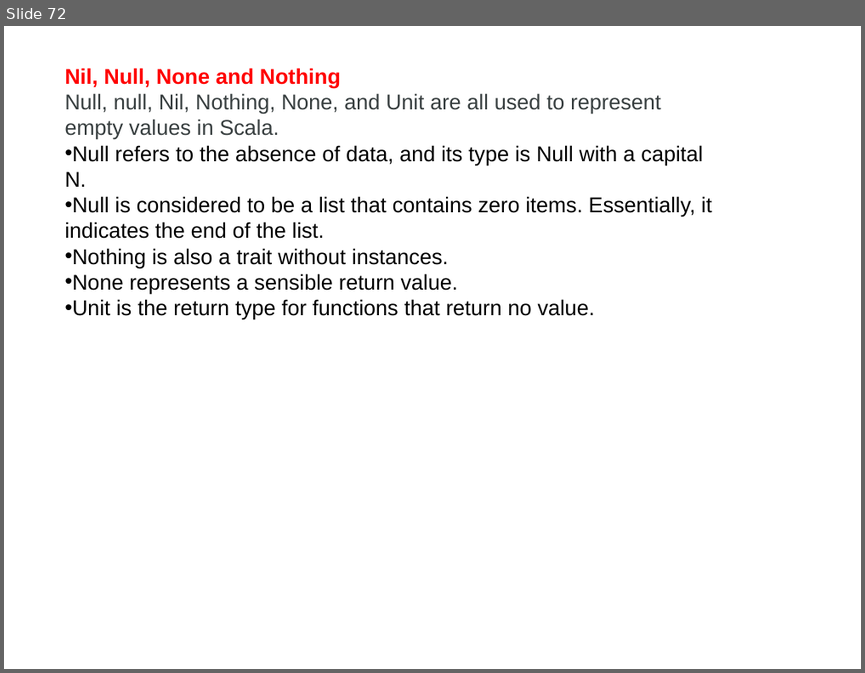
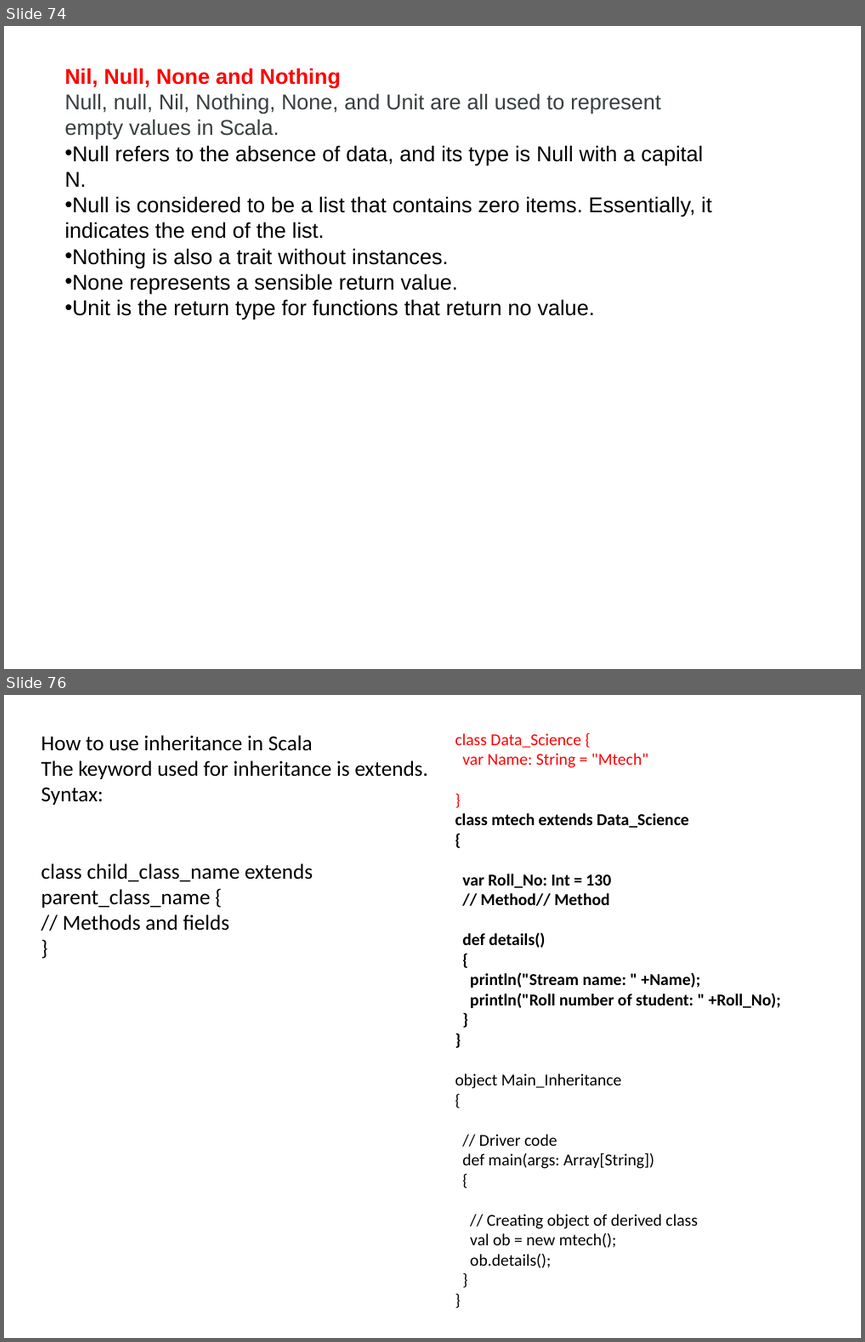
Before and after one commit to makhan010385/Mtech, a slide deck: Scala.pptx. Shown one above the other, each under a label of ours: slide 72 before the commit, slides 74 and 76 after it; the slides between them are not shown. The pictures are 865x673 and 865x1342 pixels, drawn with LibreOffice and Linux fonts; fonts in the diff are those of the drawing. Boxes give left, top, right and bottom in pixels: in the first picture for what was removed or moved away, otherwise in the second. Text is boxed around its words. In the diff, an @@ line names an element or a change of style, - is before the commit and + after.

Commit message:
Updated Scala 1- 3 Unit

```diff
--- a/Scala.pptx
+++ b/Scala.pptx
@@ slide 76 added at bbox=[4, 695, 861, 1338], background #FFFFFF @@
@@ text added at bbox=[41, 735, 428, 930], 18 pt, text #000000 @@
+How to use inheritance in Scala
+The keyword used for inheritance is extends.
+Syntax:
+class child_class_name extends parent_class_name {
+// Methods and fields
+}
@@ text added at bbox=[455, 733, 781, 1268], 14 pt, text #000000 @@
+class Data_Science {
+var Name: String = "Mtech"
+}
+class mtech extends Data_Science
+{
+var Roll_No: Int = 130
+// Method// Method
+def details()
+{
+println("Stream name: " +Name);
+println("Roll number of student: " +Roll_No);
+}
+}
+object Main_Inheritance
+{
+// Driver code
+def main(args: Array[String])
+{
+// Creating object of derived class
+val ob = new mtech();
+ob.details();
+}
+}
@@ what was slide 72 is now slide 74 @@
```
Also in this commit, not shown: 11 other slides added.
